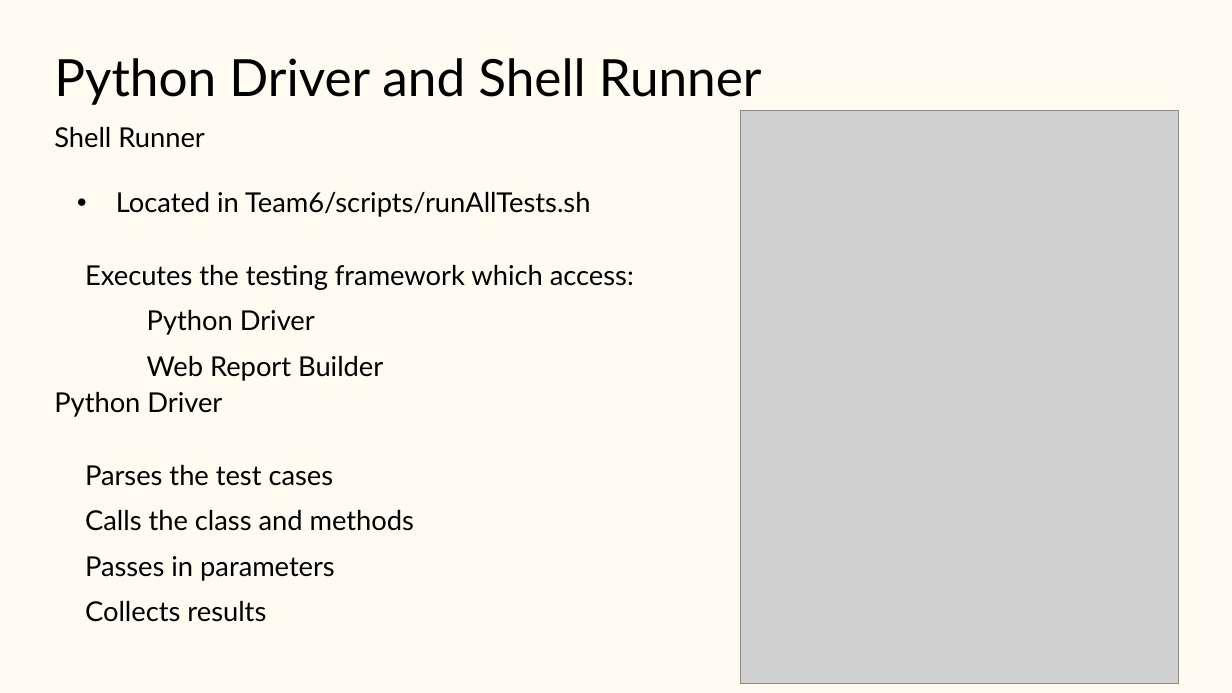
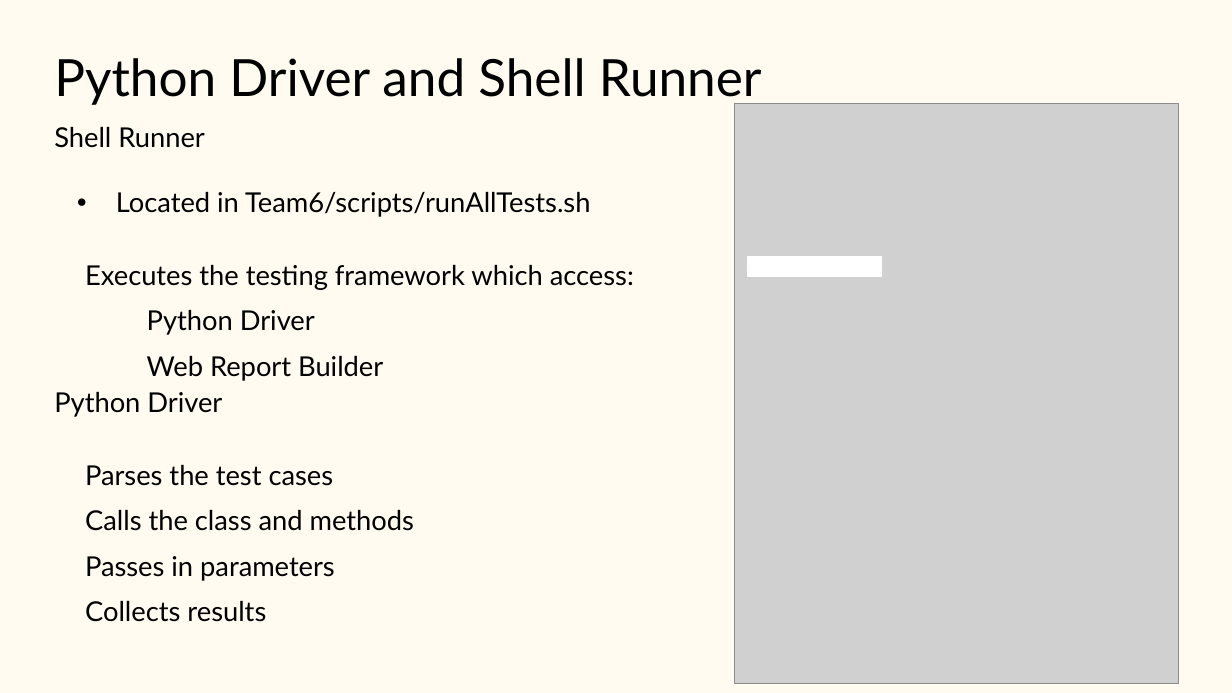
Before and after one commit to CSCI-362-03-2015/Team6, a slide deck: slide 5 of docs/Team6_presentation.pptx. Drawn at 1232x693 pixels with LibreOffice and Linux fonts; fonts in the diff are those of the drawing; grey boxes stand for pictures. Boxes give left, top, right and bottom in pixels: in the first picture for what was removed or moved away, otherwise in the second. Text is boxed around its words. In the diff, an @@ line names an element or a change of style, - is before the commit and + after.

```diff
--- a/docs/Team6_presentation.pptx
+++ b/docs/Team6_presentation.pptx
@@ picture: place and size @@
-picture at box(740, 111, 1179, 684)
+picture at box(734, 103, 1178, 684)
@@ rectangle added at box(748, 256, 881, 276), fill #FFFFFF, outline #FFFFFF 0.75 pt @@
```
Also in this commit, not shown: 8 other slides changed, 1 slide added, 1 other file.
